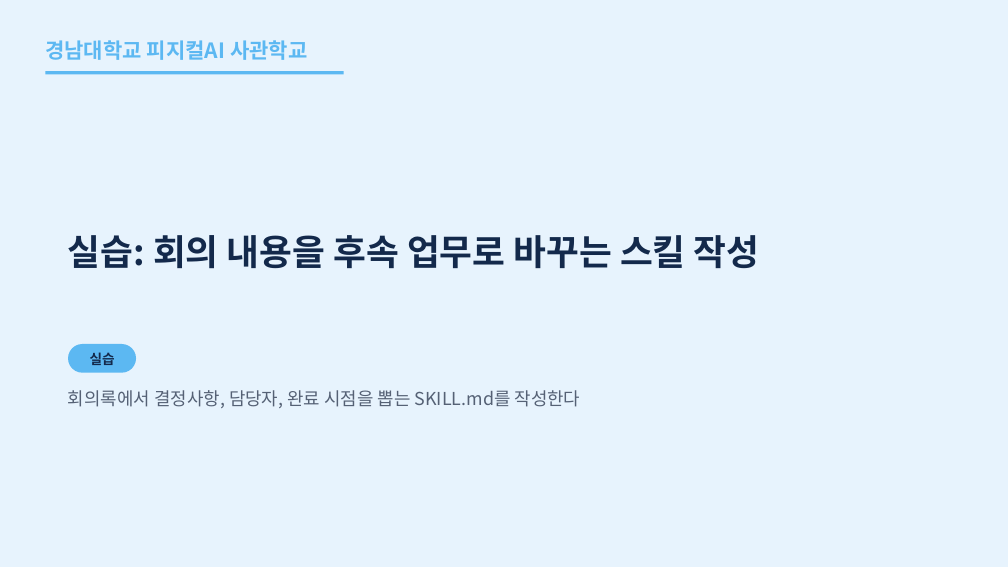
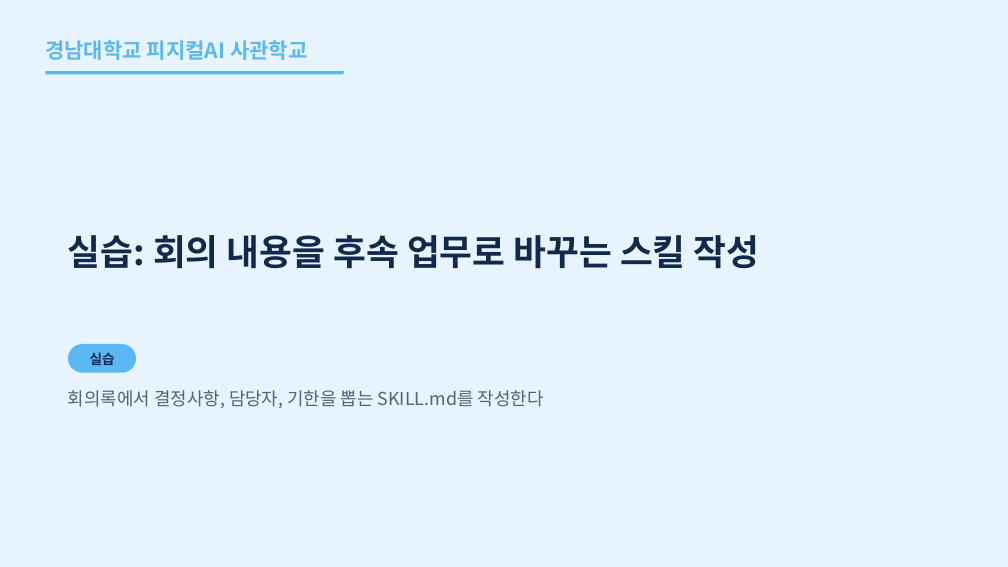
Before and after one commit to uengine-oss/hyd-iot-edu, a slide deck: slide 64 of docs/교재/통합반/06일차/통합반_06일차.pptx. Drawn at 1008x567 pixels with LibreOffice and Linux fonts; fonts in the diff are those of the drawing. Boxes give left, top, right and bottom in pixels: in the first picture for what was removed or moved away, otherwise in the second. Text is boxed around its words. In the diff, an @@ line names an element or a change of style, - is before the commit and + after.

```diff
--- a/docs/교재/통합반/06일차/통합반_06일차.pptx
+++ b/docs/교재/통합반/06일차/통합반_06일차.pptx
@@ text at (x1=68, y1=390, x2=544, y2=408): text changed @@
-회의록에서 결정사항, 담당자, 완료 시점을 뽑는 SKILL.md를 작성한다
+회의록에서 결정사항, 담당자, 기한을 뽑는 SKILL.md를 작성한다
```
Also in this commit, not shown: 5 other slides changed, 5 other files.
